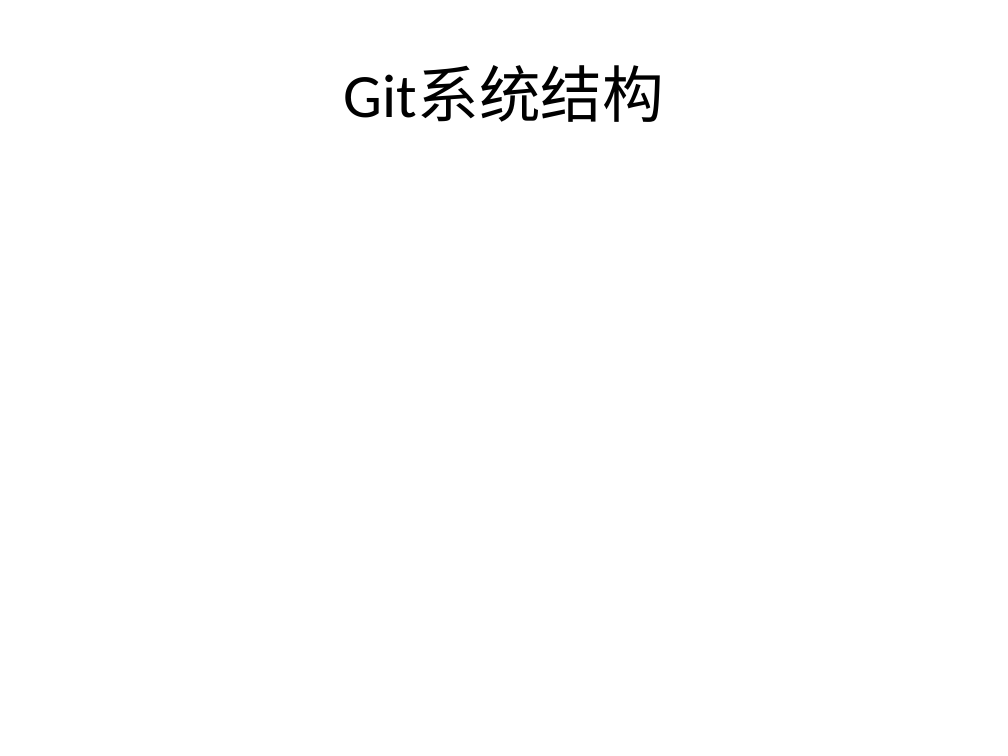
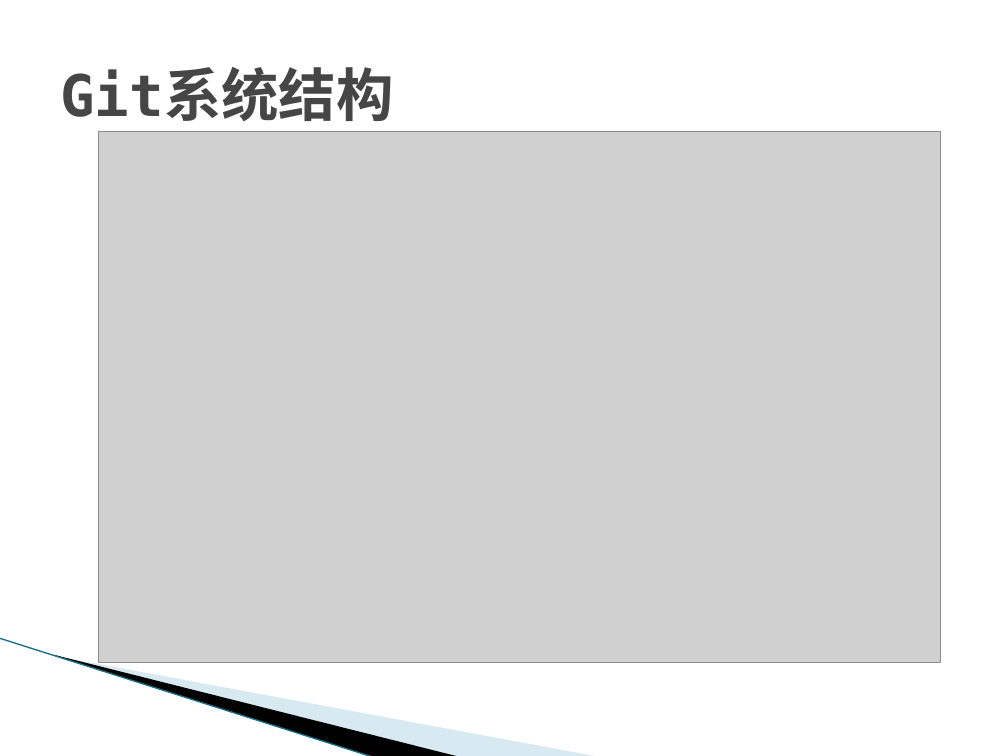
Before and after one commit to texnician/demo, a slide deck: slide 2 of ppt/Git.pptx. Drawn at 1008x756 pixels with LibreOffice and Linux fonts; fonts in the diff are those of the drawing; grey boxes stand for pictures; background and template pictures are left out. Boxes give left, top, right and bottom in pixels: in the first picture for what was removed or moved away, otherwise in the second. Text is boxed around its words. In the diff, an @@ line names an element or a change of style, - is before the commit and + after.

```diff
--- a/ppt/Git.pptx
+++ b/ppt/Git.pptx
@@ title "Git系统结构" at (60, 69, 393, 121): size 44 to 41 pt, text colour #000000 to #464646, bold on; font Calibri to DejaVu Sans Mono in "Git系统结构"; alignment centre to left @@
@@ picture added at (99, 132, 940, 662) @@
@@ line added from (0, 638) to (374, 756), #97C5D8 0.95 pt @@
@@ freeform shape added at (53, 654, 461, 756), fill #000000 @@
@@ freeform shape added at (55, 655, 600, 756), fill #A0CBDC at 40% opacity @@
```
Also in this commit, not shown: 4 other slides changed, 2 slides added, 2 slides removed, 1 other file.
